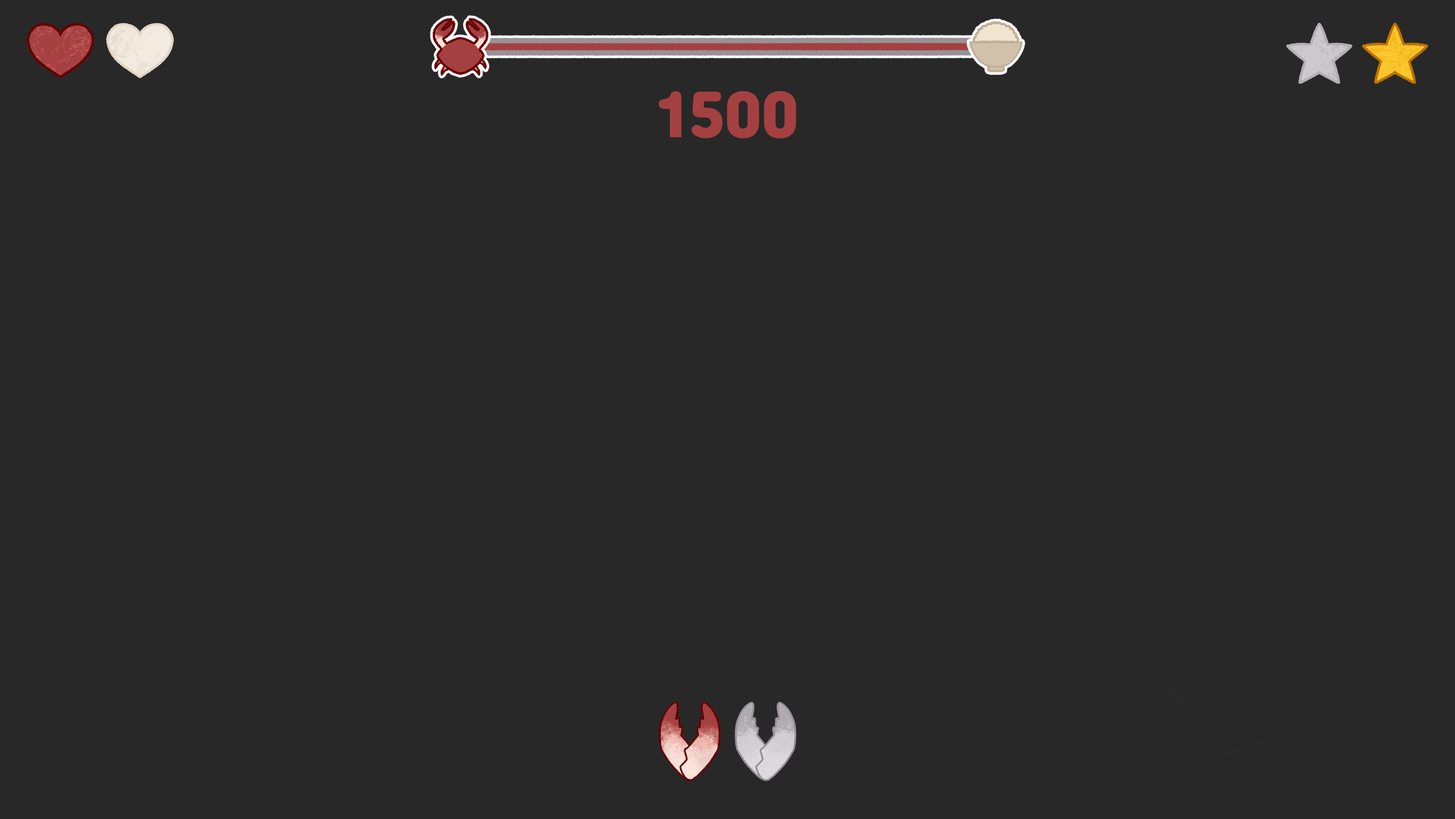
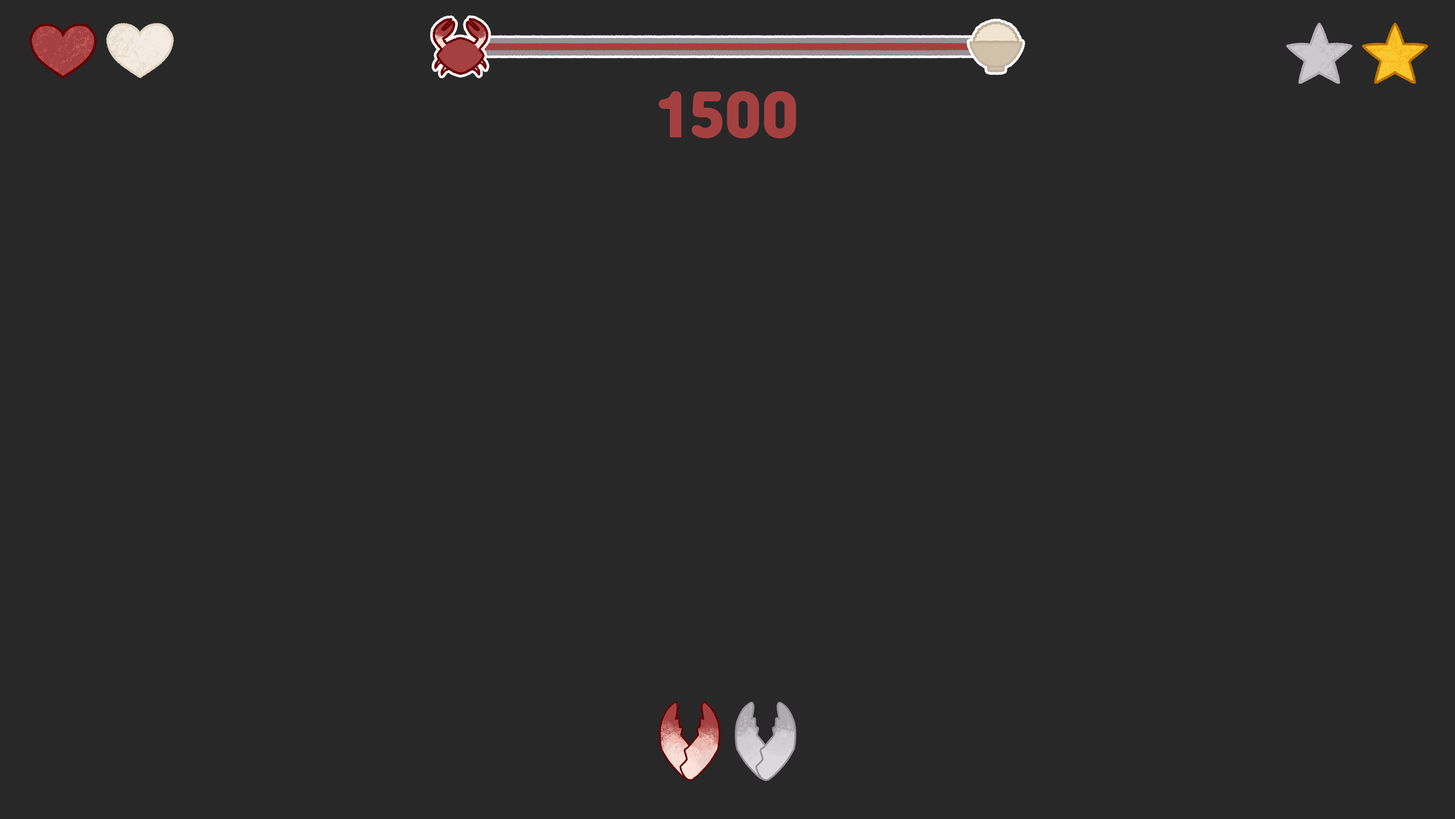
Before/after of a 1455x819 layered artwork. What changed in the layer stack:
moved "하트" above "시간 표시" over box(26, 22, 1278, 769)
painted on "체력 O" over box(26, 22, 1203, 769)
painted on "체력 X" over box(106, 22, 1278, 769)
